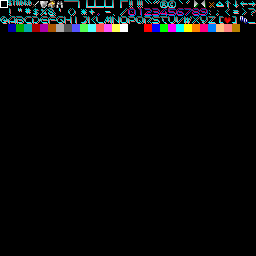
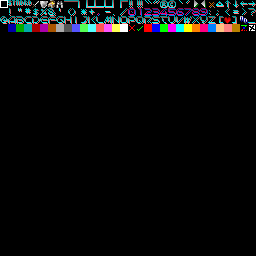
Before/after of a 256 x 256 layered artwork. What changed in the layer stack:
painted on "font_si.bmp" over (129, 25, 255, 31)
